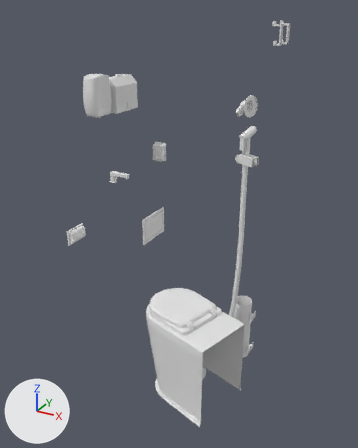
Renders of the FBX model Assets/Fbx/Vagon/Vagon_WC/Vagon_WC_Equipment_01.fbx from each side of a commit.
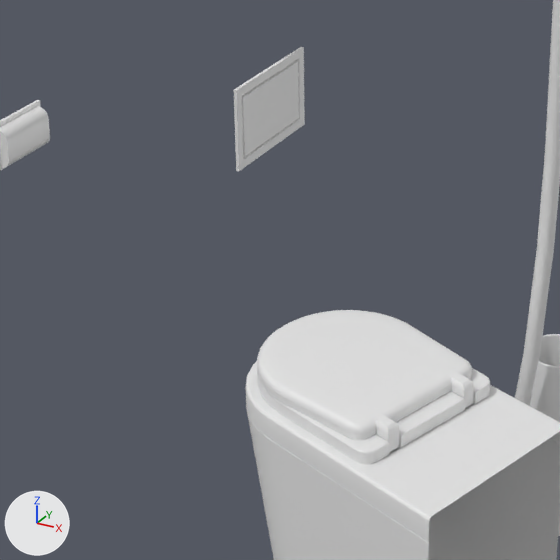
Old and new are each drawn whole from a camera (50 mm lens) standing at (11.36, -3.04, 3.17) and looking at (10.24, -1.01, 2.15) and again close up on the part from 20% to 68% of the width and 43% to 82% of the height. Arrows for +X, +Y and +Z are at lower left; the lights stay in place. Where no turn or scale is listed for an object, it has been applied to the vertices.

Objects in the first close-up: 'Vagon_WC_Equipment_01'.
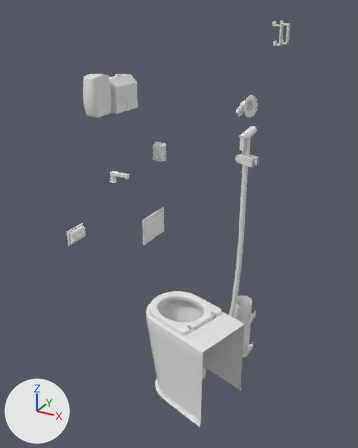
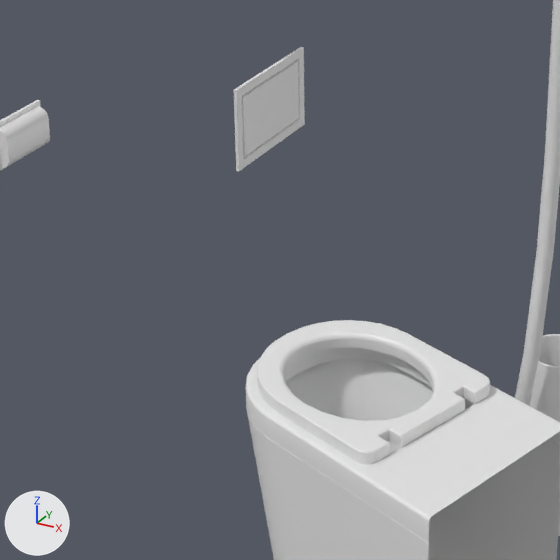
The change, as a list of edits to the scene's bpy script:
```text
Change me_vagon_wc_equipment_01:
    where me_vagon_wc_equipment_01.from_pydata(...)  # 3110 vertices, 3033 faces; spans x 9.63..10.68, y -1.48..-0.52, z 1.38..3.11
    used by ob_vagon_wc_equipment_01; location = (0.0, 0.0, 0.0)
    me_vagon_wc_equipment_01 part 1: the loose piece of 358 vertices spanning x 10.21..10.54, y -1.38..-1.09, z 1.8..1.84 is deleted
```

Boxes [x1, y1, x2, y2] around the edits, measured in the close-ups (560 x 560 px):
part 1 of me_vagon_wc_equipment_01, deleted
    before: [257, 310, 474, 452]
